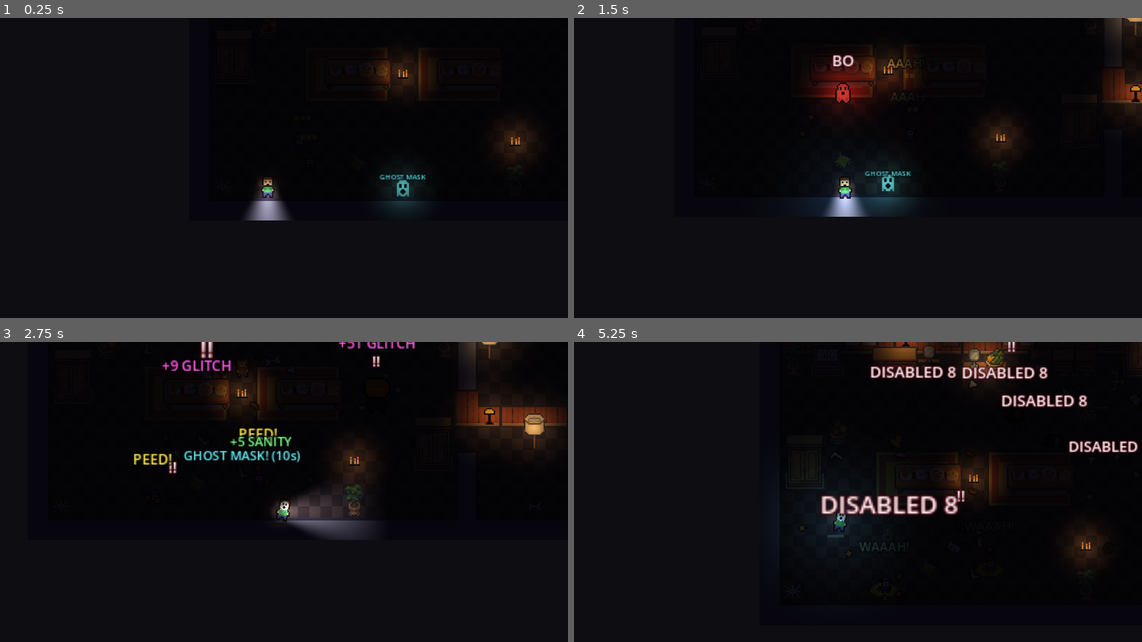
Above: before the commit, frames 1-4 (two rows, left to right).
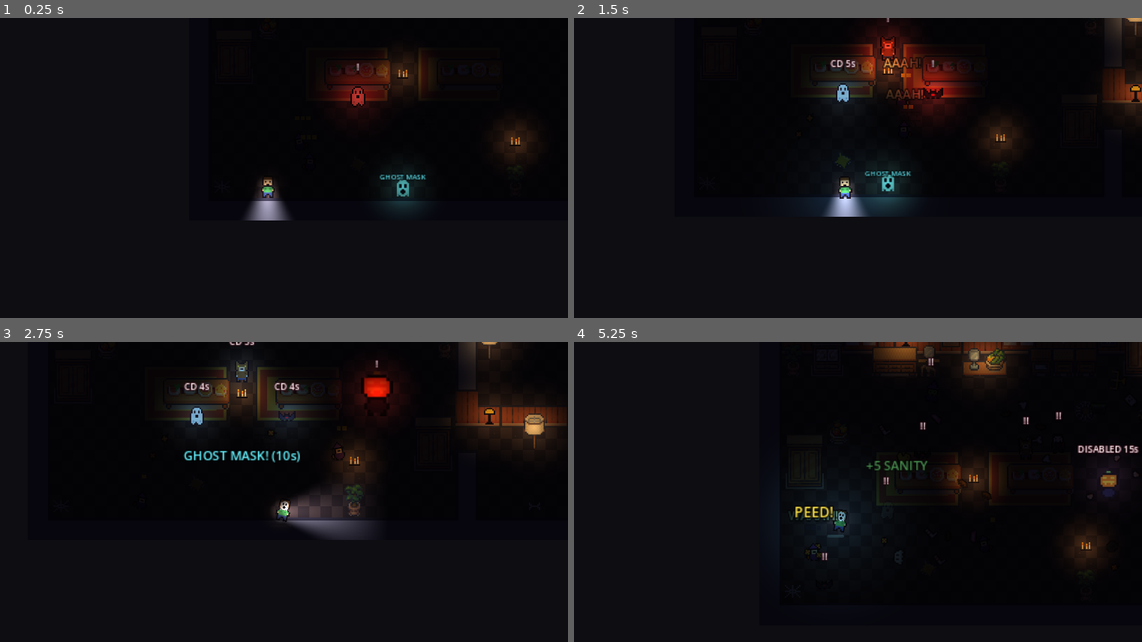
Above: after the commit, the same moments.

Repository: Anchevskiii/GameJam2026-WitchWay-
Game: Godot game, scene res://scenes/levels/dining_room.tscn
Two runs of this game, one before a commit and one after it. Both use one fixed random seed, a clock stepped at 60 frames per second and the inputs below. This scene is started directly instead of the project's main scene.
Inputs (mouse positions are in pixels of both pictures, inside the frame that each line leads up to):
- Up to frame 1 (0.25 s): no input
- Up to frame 2 (1.5 s): tap Enter at 0.5 s; move the mouse to (971, 171) at 0.52 s; hold D (move_right) 0.53-1.28 s; tap Space (scare) at 0.6 s; click (971, 171) at 0.67 s; move the mouse to (721, 204) at 1.27 s; hold S (move_down) from 1.28 s (still down); tap E (interact) at 1.35 s
- Up to frame 3 (2.75 s): tap Space (scare) at 1.55, 2.1 s; move the mouse to (329, 438) at 2.02 s; release S (move_down) at 2.03 s; hold D (move_right) from 2.03 s (still down)
- Up to frame 4 (5.25 s): move the mouse to (812, 579) at 2.77 s; release D (move_right) at 2.78 s; hold W (move_up) 2.78-3.53 s; tap Shift (sprint) at 2.85 s; click (812, 579) at 2.92 s; tap Space (scare) at 3.05, 3.8, 4.35 s; move the mouse to (1022, 561) at 3.52 s; hold A (move_left) 3.53-5.03 s; tap F (toggle_flashlight) at 3.6 s; move the mouse to (659, 459) at 4.27 s; move the mouse to (869, 510) at 5.02 s; hold S (move_down) from 5.03 s (still down); hold E (interact) from 5.03 s (still down); click (869, 510) at 5.17 s

The runs differ from the first frame. In frame 1, 1.2% of the frame differs, in the area x 57-69%, y 15-34%; in frame 2, 4.1%, in the area x 41-70%, y 0-35%; in frame 3, 4.0%; in frame 4, 4.0%.

Commit message:
Add 5s empty-search SFX cooldown, remove entity FOV cone and windup text, glow entities on CD/DISABLED through walls, relocate after cooldown, and add player scare hit-stop/shake/glow indicator

Diff:
--- a/_autoloads/lag_controller.gd
+++ b/_autoloads/lag_controller.gd
@@ -53,6 +53,14 @@
 	return clampf(inverse_lerp(lag_start_load, 100.0, GameManager.current_cpu_overload), 0.0, 1.0)
 
 
+## Triggers an immediate short hit-stop freeze on the world viewport (e.g. when the player gets scared).
+func trigger_scare_freeze(duration: float = 0.09) -> void:
+	if GameManager.is_game_over:
+		return
+	_freeze_left = maxf(_freeze_left, duration)
+	_set_frozen(true)
+
+
 func _set_frozen(frozen: bool) -> void:
 	is_frozen = frozen
 	if is_instance_valid(_viewport):
--- a/scenes/actors/npc.tscn
+++ b/scenes/actors/npc.tscn
@@ -28,15 +28,15 @@
 [node name="Bubble" type="Label" parent="."]
 z_index = 20
 offset_left = -60.0
-offset_top = -62.0
+offset_top = -52.0
 offset_right = 60.0
-offset_bottom = -32.0
-pivot_offset = Vector2(60, 15)
+offset_bottom = -28.0
+pivot_offset = Vector2(60, 12)
 theme_override_colors/font_color = Color(1, 0.95, 0.95, 1)
-theme_override_colors/font_outline_color = Color(0.25, 0, 0.05, 1)
-theme_override_constants/outline_size = 5
-theme_override_font_sizes/font_size = 22
-text = "BOO"
+theme_override_colors/font_outline_color = Color(0.15, 0, 0.05, 1)
+theme_override_constants/outline_size = 4
+theme_override_font_sizes/font_size = 13
+text = "!"
 horizontal_alignment = 1
 
 [node name="StumbleAnimator" type="Node" parent="."]
--- a/scripts/actors/npc.gd
+++ b/scripts/actors/npc.gd
@@ -83,17 +83,19 @@
 ## Ghost phasing mechanics:
 var _ghost_phase_timer: float = 0.0
 var _is_phased: bool = false
+var _unshaded_mat: CanvasItemMaterial = null
 
 
 func _ready() -> void:
 	add_to_group("npcs")
 	_home = global_position
 	_wander_target = _home
+	_unshaded_mat = CanvasItemMaterial.new()
+	_unshaded_mat.light_mode = CanvasItemMaterial.LIGHT_MODE_UNSHADED
 	if bubble:
 		bubble.visible = false
-		var unshaded := CanvasItemMaterial.new()
-		unshaded.light_mode = CanvasItemMaterial.LIGHT_MODE_UNSHADED
-		bubble.material = unshaded
+		bubble.material = _unshaded_mat
+		bubble.add_theme_font_size_override("font_size", 13)
 	windup_light.enabled = false
 	if data == null:
 		push_error("Npc %s has no NpcData." % name)
@@ -105,7 +107,6 @@
 	_reset_visuals()
 	_facing = 1.0 if randf() > 0.5 else -1.0
 	_look_timer = randf_range(data.look_around_min, data.look_around_max)
-	_build_view_cone()
 	EventBus.player_booed.connect(_on_player_booed)
 	EventBus.noise_made.connect(_on_noise_made)
 
@@ -119,7 +120,6 @@
 
 	_animate(delta)
 	_update_loaded_look()
-	_update_view_cone()
 	_update_ghost_phase(delta)
 	_state_time += delta
 	_time_since_hide += delta
@@ -129,21 +129,28 @@
 		State.WINDUP:
 			_process_windup(delta)
 		State.COOLDOWN:
-			if data.can_move and _player != null and global_position.distance_to(_player.global_position) < 95.0:
-				velocity = (_player.global_position.direction_to(global_position)) * data.move_speed * 0.65
+			# Cooldown pauses/holds while the player stands right next to the entity
+			if _player != null and not _player.get("is_hidden") and global_position.distance_to(_player.global_position) < 95.0:
+				_state_time = minf(_state_time, _cooldown_duration - 1.2)
+				if data.can_move:
+					velocity = (_player.global_position.direction_to(global_position)) * data.move_speed * 0.65
+				else:
+					velocity = Vector2.ZERO
 			else:
 				velocity = Vector2.ZERO
+			bubble.visible = true
+			bubble.scale = Vector2.ONE
+			bubble.text = "CD %ds" % maxi(1, ceili(_cooldown_duration - _state_time))
 			if _state_time >= _cooldown_duration:
-				_enter(State.IDLE)
+				_relocate_and_reset()
 		State.PANIC:
 			_process_panic(delta)
 		State.DONE:
 			velocity = Vector2.ZERO
-			bubble.text = "DISABLED %d" % ceili(data.recover_time - _state_time)
-			if data.after_scare != NpcData.AfterScare.FALL_APART:
-				sprite.visible = randf() > 0.08  # flickering while switched off
-			else:
-				sprite.visible = false
+			bubble.visible = true
+			bubble.scale = Vector2.ONE
+			bubble.text = "DISABLED %ds" % maxi(1, ceili(data.recover_time - _state_time))
+			sprite.visible = true
 			if _state_time >= data.recover_time:
 				_recover()
 		State.HIDING:
@@ -230,46 +237,39 @@
 		_enter(State.COOLDOWN)
 		return
 	face_towards(_target.global_position)
-	# Harder: it doesn't just stand there - it comes at you while winding up.
 	var to_target: Vector2 = _target.global_position - global_position
-	var chase_speed: float = (data.rush_speed if data.rush_speed > 0.0 and _ambush_windup else data.move_speed * 0.95) * speed_scale
-	if data.can_move and can_chase and to_target.length() > 36.0 and not LagController.is_frozen:
+	var chase_speed: float = (data.rush_speed if data.rush_speed > 0.0 and _ambush_windup else data.move_speed * 1.15) * speed_scale
+	if data.can_move and can_chase and to_target.length() > 28.0 and not LagController.is_frozen:
 		velocity = to_target.normalized() * chase_speed
 	# Lag freeze = wind-up pauses. That's the dodge window.
 	if LagController.is_frozen:
 		_state_time -= delta
 	var progress: float = clampf(_state_time / _windup_time(), 0.0, 1.0)
 
-	# The tell: puff up, glow red, and a growing "BOOOO" bubble.
-	sprite.scale = Vector2.ONE * data.sprite_scale * (1.0 + 0.35 * progress)
-	sprite.modulate = data.tint.lerp(Color(1.0, 0.45, 0.45), progress)
-	windup_light.energy = 0.4 + 1.6 * progress
-	# "B" -> "BO" -> "BOO" -> "BOO!" -> "BOO!!!" as the scare charges up.
-	var letters: int = maxi(1, ceili(minf(progress / 0.7, 1.0) * data.windup_text.length()))
-	bubble.text = data.windup_text.left(letters) + "!".repeat(int(maxf(progress - 0.7, 0.0) / 0.1))
-	if _state_time < 0.3:
-		bubble.text = "!"  # "spotted you"
-	bubble.scale = Vector2.ONE * (0.8 + 0.6 * progress)
-
-	if to_target.length() > _sight() * 1.5:
-		bubble.text = "aww"
+	# Alert tell: puffs up slightly, glows red, and shows only a clean "!" alert indicator (no out-of-sync words).
+	sprite.scale = Vector2.ONE * data.sprite_scale * (1.0 + 0.30 * progress)
+	sprite.modulate = data.tint.lerp(Color(1.0, 0.42, 0.42), progress)
+	windup_light.energy = 0.5 + 1.4 * progress
+	bubble.text = "!"
+	bubble.scale = Vector2.ONE
+
+	if to_target.length() > _sight() * 1.65:
 		_enter(State.COOLDOWN)
 		return
-	if progress >= 1.0:
+	if progress >= 1.0 or (to_target.length() <= 38.0 and _state_time >= 0.22):
 		_release_scare()
 
 
 func _release_scare() -> void:
-	bubble.text = data.windup_text + "!"
-	bubble.scale = Vector2.ONE * 1.6
-	_cooldown_duration = maxf(data.scare_cooldown, 3.0)
+	bubble.scale = Vector2.ONE
+	_cooldown_duration = 5.0
 	if _target == _player and (_player.get("is_hidden") or _player.get("is_masked")):
 		bubble.text = "?"  # the player ducked into a hiding spot or put on a mask - miss!
 		_enter(State.COOLDOWN)
 		return
-	var in_range: bool = is_instance_valid(_target) and global_position.distance_to(_target.global_position) <= data.scare_range
+	var in_range: bool = is_instance_valid(_target) and global_position.distance_to(_target.global_position) <= data.scare_range * 1.15
 	if in_range and _target == _player:
-		_cooldown_duration = maxf(data.scare_cooldown * 2.2, 5.5)
+		_cooldown_duration = 5.0
 		var is_ambush: bool = _ambush_windup
 		if _player and _player.has_method("is_facing_target") and _player.is_facing_target(global_position):
 			is_ambush = false
@@ -364,8 +364,9 @@
 	if global_position.distance_to(origin) > boo_range or not _has_line_of_sight(origin, global_position):
 		return
 	var player_masked: bool = _player != null and _player.get("is_masked")
-	# The whole trick: a scare only works as a SURPRISE. Jumping out of hiding or wearing a disguise mask always is one.
-	if not from_hiding and not player_masked and (state == State.WINDUP or can_see_player()):
+	# The whole trick: a scare only works as a SURPRISE. Jumping out of hiding, wearing a mask, or BOOing before it alerts on you works!
+	var facing_player: bool = signf(origin.x - global_position.x) == _facing
+	if not from_hiding and not player_masked and (state == State.WINDUP or (facing_player and can_see_player())):
 		bubble.visible = true
 		bubble.text = "nice try"
 		get_tree().create_timer(0.9).timeout.connect(_hide_bubble_if_calm)
@@ -374,25 +375,35 @@
 	get_scared("a masked stranger")
 
 
-## True if the player is inside this NPC's view cone, in range, not hidden, not masked, and
-## not behind a wall or furniture.
+## True if the player is within this NPC's alert range, in line of sight, not hidden, and not masked.
 func can_see_player() -> bool:
 	if _player == null or _player.get("is_hidden") or _player.get("is_masked"):
 		return false
 	return can_see(_player)
 
 
-## True if `node` is inside the view cone, within sight range and not behind a wall/furniture.
+## True if `node` is within proximity/alert range and not behind a wall/furniture.
+## Different entities behave differently:
+##   - Stationary guardians (!can_move or wander_scale == 0): guard their spot in 360 degrees.
+##   - Corner/furniture ambushers (hides_in_furniture): alert when you get close or cross in front of them.
+##   - Passive-aggressive wanderers: wander around and alert if you get close to them (360) or step in front of them.
 func can_see(node: Node2D) -> bool:
 	var to_node: Vector2 = node.global_position - global_position
 	var dist: float = to_node.length()
-	if dist > _sight():
+	var max_range: float = _sight()
+	if dist > max_range:
 		return false
-	if dist > TOUCH_SENSE:
-		var angle: float = absf(rad_to_deg(Vector2(_facing, 0.0).angle_to(to_node)))
-		if angle > data.view_half_angle:
-			return false
-	return _has_line_of_sight(global_position, node.global_position)
+	if not _has_line_of_sight(global_position, node.global_position):
+		return false
+	# Stationary entities (Jack-o'-lanterns, seated dinner guests) guard their location in all directions
+	if not data.can_move or wander_scale <= 0.05:
+		return dist <= max_range * 0.92
+	# Moving entities: passive-aggressive proximity (360 degrees when you get close) + longer alert in the direction they face
+	var proximity_radius: float = max_range * (0.68 if data.hides_in_furniture else 0.78)
+	if dist <= proximity_radius:
+		return true
+	var facing_dot: float = Vector2(_facing, 0.0).dot(to_node / maxf(dist, 0.01))
+	return facing_dot > 0.15
 
 
 ## The player if it can see them, otherwise the nearest kid it can see (or null).
@@ -445,41 +456,83 @@
 		State.CORNER_LURK:
 			bubble.visible = false
 			windup_light.enabled = false
+			sprite.material = null
+			z_index = 0
 			sprite.modulate = data.tint.darkened(0.45)
-			if _view_cone:
-				_view_cone.visible = false
 		State.WINDUP:
 			bubble.visible = true
+			bubble.text = "!"
+			bubble.scale = Vector2.ONE
+			sprite.material = null
+			z_index = 0
 			windup_light.enabled = true
+			windup_light.color = Color(1.0, 0.3, 0.25, 1.0)
 		State.COOLDOWN:
 			_ambush_windup = false
-			windup_light.enabled = false
+			bubble.visible = true
+			bubble.scale = Vector2.ONE
+			bubble.text = "CD %ds" % maxi(1, ceili(_cooldown_duration))
 			sprite.scale = Vector2.ONE * data.sprite_scale
-			sprite.modulate = data.tint
-			get_tree().create_timer(0.8).timeout.connect(_hide_bubble_if_calm)
+			sprite.material = _unshaded_mat
+			z_index = 25
+			sprite.modulate = Color(0.55, 0.80, 1.0, 0.85)
+			windup_light.enabled = true
+			windup_light.color = Color(0.45, 0.75, 1.0, 1.0)
+			windup_light.energy = 0.75
+		State.DONE:
+			bubble.visible = true
+			bubble.scale = Vector2.ONE
+			sprite.material = _unshaded_mat
+			z_index = 25
+			windup_light.enabled = true
+			windup_light.color = Color(0.65, 0.55, 1.0, 1.0)
+			windup_light.energy = 0.65
 
 
 func _hide_bubble_if_calm() -> void:
-	if state == State.COOLDOWN or state == State.IDLE:
+	if state == State.IDLE:
 		bubble.visible = false
 
 
 func _apply_after_scare() -> void:
 	match data.after_scare:
 		NpcData.AfterScare.FLEE:
-			sprite.modulate.a = 0.4  # half faded out
+			sprite.modulate.a = 0.75
 		NpcData.AfterScare.FAINT:
 			stumble.enabled = false  # lie down instead of stumbling
 			sprite.rotation = PI / 2.0
 		NpcData.AfterScare.FALL_APART:
 			stumble.enabled = false
-			sprite.visible = false
-	# Disabled = greyed out (and flickering, see _physics_process).
-	sprite.modulate = Color(0.55, 0.55, 0.62, sprite.modulate.a)
+			sprite.scale = Vector2.ONE * data.sprite_scale * 0.7
+	# Disabled = ghostly glowing silhouette visible even in dark rooms / through walls
+	sprite.visible = true
+	sprite.modulate = Color(0.62, 0.65, 0.90, 0.82)
 
 
 func _recover() -> void:
+	_relocate_and_reset()
+
+
+## When COOLDOWN or DISABLED (DONE) reaches 0, the entity resets and relocates to a corner/spot
+## elsewhere in the room (or returns to its post if stationary) so it can lurk or hide again.
+func _relocate_and_reset() -> void:
 	_reset_visuals()
+	if data.can_move and wander_scale > 0.05 and not GameManager.is_safe_room:
+		var room_node: Node = get_parent().get_parent() if get_parent() else null
+		if room_node != null and room_node.has_method("get_random_relocate_point"):
+			var avoid: Vector2 = _player.global_position if _player != null else global_position
+			var new_pos: Vector2 = room_node.call("get_random_relocate_point", avoid, 165.0)
+			global_position = new_pos
+			_home = new_pos
+		if data.hides_in_furniture and can_hide:
+			var spot: HideSpot = _find_hiding_spot()
+			if spot != null:
+				_hide_spot = spot
+				_enter_hiding_spot()
+				return
+		if data.hides_in_corners and can_hide:
+			_enter(State.CORNER_LURK)
+			return
 	_enter(State.IDLE)
 	_pick_wander_target()
 
@@ -487,6 +540,8 @@
 func _reset_visuals() -> void:
 	stumble.enabled = true
 	sprite.visible = true
+	sprite.material = null
+	z_index = 0
 	sprite.region_enabled = false
 	sprite.rotation = 0.0
 	sprite.scale = Vector2.ONE * data.sprite_scale
@@ -542,7 +597,10 @@
 ##     the player illuminates them with the flashlight (or comes right up to them) with line of sight!
 ##   - Never shows magenta missing-texture placeholders on entities.
 func _update_loaded_look() -> void:
-	if state == State.DONE or state == State.HIDING:
+	if state == State.DONE or state == State.COOLDOWN:
+		sprite.visible = true
+		return
+	if state == State.HIDING:
 		return
 	if GameManager.is_safe_room:
 		sprite.visible = true
@@ -657,34 +715,3 @@
 		_hide_spot.reserved_by = null
 	_hide_spot = null
 	_time_since_hide = 0.0
-
-
-# ---------------------------------------------------------------- view cone
-
-const CONE_RAYS: int = 12
-
-
-func _build_view_cone() -> void:
-	_view_cone = Polygon2D.new()
-	_view_cone.color = CONE_COLOR
-	_view_cone.z_index = -1
-	add_child(_view_cone)
-
-
-## The cone shows exactly what the NPC can see: each edge ray stops at the first wall,
-## so the player can trust it when sneaking around corners.
-func _update_view_cone() -> void:
-	_view_cone.visible = sprite.visible and (state == State.IDLE or state == State.WINDUP)
-	if not _view_cone.visible:
-		return
-	_view_cone.color = CONE_ALERT_COLOR if state == State.WINDUP else CONE_COLOR
-	var space: PhysicsDirectSpaceState2D = get_world_2d().direct_space_state
-	var points: PackedVector2Array = [Vector2.ZERO]
-	for i in CONE_RAYS + 1:
-		var angle: float = deg_to_rad(lerpf(-data.view_half_angle, data.view_half_angle, float(i) / CONE_RAYS))
-		var tip: Vector2 = global_position + Vector2(_facing, 0.0).rotated(angle * _facing) * _sight()
-		var query := PhysicsRayQueryParameters2D.create(global_position, tip, 1)
-		query.exclude = [get_rid()]
-		var hit: Dictionary = space.intersect_ray(query)
-		points.append(to_local(hit.position if not hit.is_empty() else tip))
-	_view_cone.polygon = points
--- a/scripts/components/player_controller.gd
+++ b/scripts/components/player_controller.gd
@@ -82,6 +82,7 @@
 		flashlight_beam.texture = _beam_texture()
 		flashlight_beam.texture_scale = 1.35
 	EventBus.game_over_triggered.connect(_on_game_over)
+	EventBus.player_scared.connect(_on_player_scared)
 	_reset_flicker_timer()
 	_update_flashlight_state()
 	if flashlight_pivot:
@@ -449,6 +450,39 @@
 
 
 # ---------------------------------------------------------------- game over
+
+## Visual & camera feedback right on the player when scared by an entity or trap:
+##   - brief hit-stop freeze
+##   - camera screen shake
+##   - crimson glow/flash on the player sprite and personal light
+##   - floating "-X SANITY" text right above the player's head
+func _on_player_scared(amount: float, _source_name: String) -> void:
+	if GameManager.is_game_over:
+		return
+	FloatingText.spawn(self, global_position + Vector2(0, -44), "-%d SANITY" % roundi(amount), Color(1.0, 0.28, 0.32), 18)
+	LagController.trigger_scare_freeze(0.085)
+
+	if player_sprite:
+		player_sprite.modulate = Color(1.0, 0.22, 0.25, 1.0)
+		var stween: Tween = create_tween()
+		stween.tween_property(player_sprite, "modulate", Color.WHITE, 0.42)
+
+	if glow_light:
+		var base_color: Color = Color(1.0, 0.85, 0.65, 1.0)
+		var base_energy: float = 0.35 if is_hidden else 0.42
+		glow_light.color = Color(1.0, 0.15, 0.2, 1.0)
+		glow_light.energy = 1.65
+		var ltween: Tween = create_tween()
+		ltween.tween_property(glow_light, "color", base_color, 0.45)
+		ltween.parallel().tween_property(glow_light, "energy", base_energy, 0.45)
+
+	if camera:
+		var ctween: Tween = create_tween()
+		var strength: float = clampf(amount * 0.45, 5.0, 12.0)
+		for i in 7:
+			ctween.tween_property(camera, "offset", Vector2(randf_range(-strength, strength), randf_range(-strength, strength)), 0.032)
+		ctween.tween_property(camera, "offset", Vector2.ZERO, 0.04)
+
 
 func _on_game_over() -> void:
 	_can_move = false
--- a/scripts/levels/room.gd
+++ b/scripts/levels/room.gd
@@ -735,3 +735,30 @@
 
 static func cell_to_world(cell: Vector2i) -> Vector2:
 	return Vector2(cell * TILE_SIZE) + Vector2.ONE * TILE_SIZE * 0.5
+
+
+## Picks a floor tile in this room well away from `avoid_pos` (and preferentially near a wall/corner)
+## so an entity can relocate/reset after its cooldown or disabled state expires.
+func get_random_relocate_point(avoid_pos: Vector2, min_dist: float = 170.0) -> Vector2:
+	var corner_spots: Array[Vector2] = []
+	var floor_spots: Array[Vector2] = []
+	for y in range(1, _rows.size() - 1):
+		for x in range(1, _rows[y].length() - 1):
+			if _rows[y][x] != ".":
+				continue
+			var wp: Vector2 = cell_to_world(Vector2i(x, y))
+			if wp.distance_to(avoid_pos) < min_dist:
+				continue
+			var wall_neighbors: int = 0
+			for d in [Vector2i.LEFT, Vector2i.RIGHT, Vector2i.UP, Vector2i.DOWN]:
+				if _is_wall(_char_at(Vector2i(x, y) + d)):
+					wall_neighbors += 1
+			if wall_neighbors >= 2:
+				corner_spots.append(wp)
+			else:
+				floor_spots.append(wp)
+	if not corner_spots.is_empty():
+		return corner_spots[randi() % corner_spots.size()]
+	if not floor_spots.is_empty():
+		return floor_spots[randi() % floor_spots.size()]
+	return avoid_pos + Vector2.RIGHT.rotated(randf() * TAU) * min_dist
--- a/scripts/objects/searchable.gd
+++ b/scripts/objects/searchable.gd
@@ -21,6 +21,8 @@
 var searched: bool = false
 ## 0..1 while the player is searching (drawn as a ring).
 var progress: float = 0.0
+## Global cooldown timestamp (seconds) after an empty-drawer poltergeist sound triggers.
+static var _empty_sfx_cooldown_until: float = 0.0
 
 var _prompt: Label
 var _player: Node2D = null
@@ -89,7 +91,9 @@
 			EventBus.jumpscare_requested.emit("ghoul", scare_damage)
 			EventBus.noise_made.emit(global_position, 200.0)
 		_:
-			if randf() < 0.30:
+			var now: float = Time.get_ticks_msec() / 1000.0
+			if now >= _empty_sfx_cooldown_until and randf() < 0.30:
+				_empty_sfx_cooldown_until = now + 5.0
 				AudioManager.play("poltergeist", -3.5, randf_range(0.96, 1.04))
 			FloatingText.spawn(self, top, "nothing...", Color(0.7, 0.7, 0.75), 14)
 
